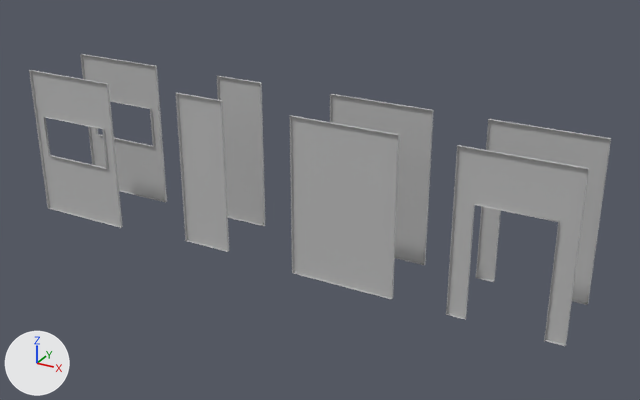
Before and after pictures for a commit that changed the FBX model Assets/04_Models/Murs/Murs.fbx.
Rendered twice from a 50 mm camera at (8.35, -13.74, 7.73) aimed at (1.1, -0.56, 1.14). The lights are fixed; the arrows at lower left show +X, +Y and +Z. Where no turn or scale is listed for an object, it has been applied to the vertices.

Names of what the first picture shows: 'Mur_Fenetre_1', 'Mur_Fenetre_2', 'Mur_Petit_1', 'Mur_Petit_2', 'Mur_Porte_1', 'Mur_Porte_2', 'Mure_Grand_1', 'Mure_Grand_2'.
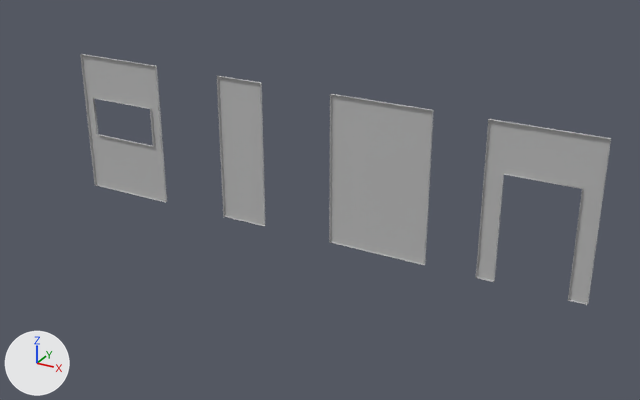
Changed parts and their boxes (x1, y1, x2, y2) in the pictures (640 x 400 px):
'Mure_Grand_2', deleted: before (290, 115, 399, 300)
'Mur_Porte_2', deleted: before (446, 145, 589, 346)
'Mur_Fenetre_2', deleted: before (29, 70, 123, 228)
'Mur_Petit_2', deleted: before (176, 93, 229, 252)

Patch to the scene script:
```diff
--- a/Assets/04_Models/Murs/Murs.fbx.py
+++ b/Assets/04_Models/Murs/Murs.fbx.py
@@ ob_mur_porte_2 @@
-ob_mur_porte_2 = bpy.data.objects.new('Mur_Porte_2', me_mesh_005)
-ob_mur_porte_2.location = (5.0, -1.45, 0.0)
@@ ob_mur_petit_2 @@
-ob_mur_petit_2 = bpy.data.objects.new('Mur_Petit_2', me_mesh_001)
-ob_mur_petit_2.location = (-1.0, -1.3, 0.0)
@@ ob_mur_fenetre_2 @@
-ob_mur_fenetre_2 = bpy.data.objects.new('Mur_Fenetre_2', me_mesh_007)
-ob_mur_fenetre_2.location = (-4.0, -1.45, 0.0)
@@ ob_mure_grand_2 @@
-ob_mure_grand_2 = bpy.data.objects.new('Mure_Grand_2', me_mesh_003)
-ob_mure_grand_2.location = (2.0, -1.44, 0.0)
```
